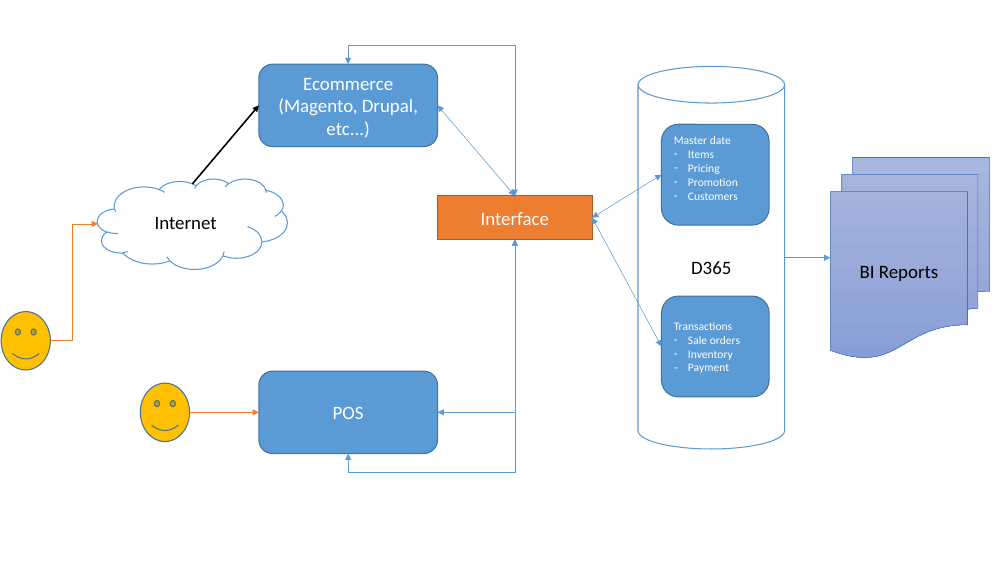
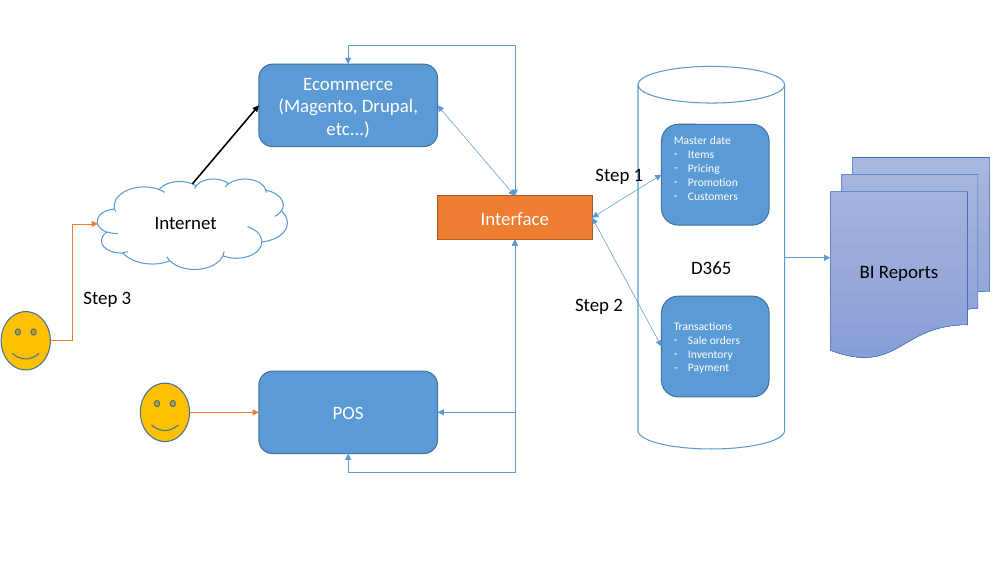
Before and after one commit to quocpav/D365, a slide deck: slide 1 of Requirement/High level Requirement.pptx. Drawn at 1008x567 pixels with LibreOffice and Linux fonts; fonts in the diff are those of the drawing. Boxes give left, top, right and bottom in pixels: in the first picture for what was removed or moved away, otherwise in the second. Text is boxed around its words. In the diff, an @@ line names an element or a change of style, - is before the commit and + after.

```diff
--- a/Requirement/High level Requirement.pptx
+++ b/Requirement/High level Requirement.pptx
@@ text added at (595,166,644,187), 18 pt, text #000000 @@
+Step 1
@@ text added at (83,291,132,307), 18 pt, text #000000 @@
+Step 3
@@ text added at (575,298,623,314), 18 pt, text #000000 @@
+Step 2
```
Also in this commit, not shown: 1 other file.
